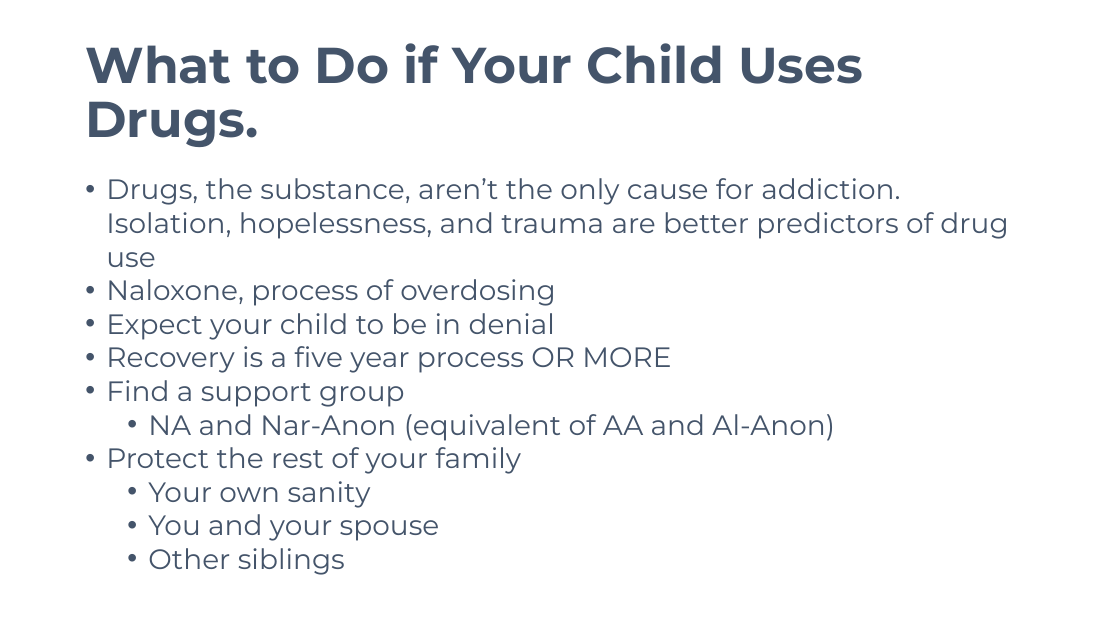
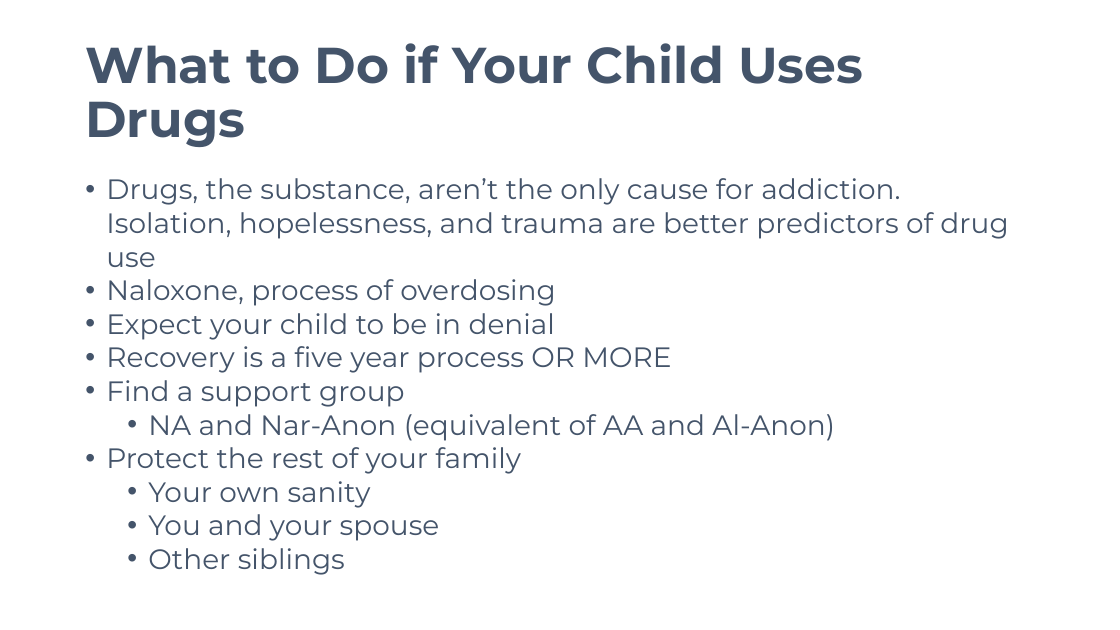
Before and after one commit to avifarah/Know-the-signs-when-and-how-talk-about-drugs, a slide deck: slide 11 of Know the Signs_When and How to Talk about Drugs.pptx. Drawn at 1120x630 pixels with LibreOffice and Linux fonts; fonts in the diff are those of the drawing. Boxes give left, top, right and bottom in pixels: in the first picture for what was removed or moved away, otherwise in the second. Text is boxed around its words. In the diff, an @@ line names an element or a change of style, - is before the commit and + after.

```diff
--- a/Know the Signs_When and How to Talk about Drugs.pptx
+++ b/Know the Signs_When and How to Talk about Drugs.pptx
@@ title at (85, 43, 863, 147): text changed @@
-What to Do if Your Child Uses Drugs.
+What to Do if Your Child Uses Drugs
```
Also in this commit, not shown: 1 other slide changed, 1 slide added.
